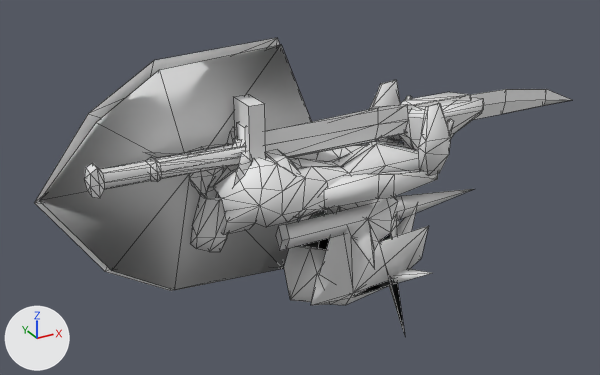
A saved change to the Blender file Aria_Example/Aria_Hiro_Child_MM.blend.
One viewpoint serves both versions: a 50 mm camera at (-2.37, -5.6, 2.7) aimed at (0.82, 0.2, -0.2). Every picture has the same lights, and +X, +Y and +Z are marked at lower left. Mesh edges are drawn as thin lines. Materials are left out; every surface is plain grey.

Objects in the first picture: 'Blade.3', 'FPS.Forearm.R', 'Hilt.3', 'Sheath.3', 'Shield.1', 'Sword.4', 'riggedmesh'.
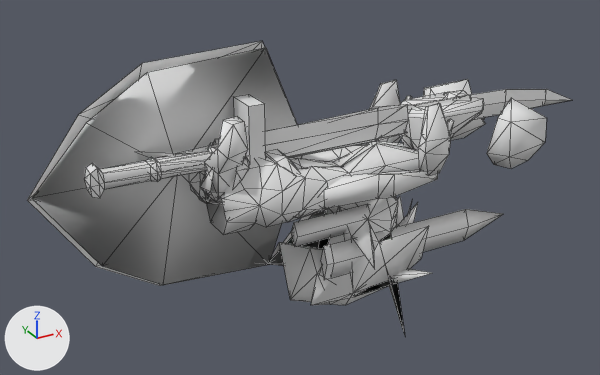
Changed parts and their boxes (x1, y1, x2, y2) in the pictures (600 x 375 px):
'Shield.1', mesh rescaled
    before: (34, 38, 319, 291)
    after: (27, 41, 303, 286)
'riggedmesh', reshaped
    before: (207, 80, 484, 335)
    after: (206, 80, 484, 335)
'Sheath.3', reshaped (8% narrower, 14% taller)
    before: (276, 189, 473, 251)
    after: (321, 209, 503, 280)
'Fist.L', shown
    after: (487, 98, 546, 168)
'FPS.Forearm.R', reshaped
    before: (189, 127, 252, 252)
    after: (189, 157, 249, 205)
'Bottle.Hand.L', added
    after: (204, 117, 248, 192)
'Fist.R', shown
    after: (423, 79, 486, 140)
'FPS.Hand.L', added
    after: (200, 139, 225, 202)
'Ocarina.2', reshaped
    before: (387, 135, 402, 141)
    after: (445, 90, 497, 119)
part 7 of me_me_06002748, added
    after: (291, 204, 370, 247)
part 8 of me_me_06002748, built on
    before: (397, 220, 400, 226)
    after: (397, 196, 404, 226)

The change, as a list of edits to the scene's bpy script:
```text
Change me_out:
    remove me_out.from_pydata(...)  # 85 vertices, 144 faces; spans x -0.245..0.255, y -0.16..0.223, z -0.515..0.486
    add me_out.from_pydata(...)  # 69 vertices, 106 faces; spans x -0.253..0.223, y -0.163..0.202, z -0.075..0.433
    me_out part 1: the whole mesh is rebuilt
Change me_me_06002748:
    remove me_me_06002748.from_pydata(...)  # 372 vertices, 636 faces, 2 loose edges; spans x -0.08..2.55, y -0.72..0.7, z -1.65..0.58
    add me_me_06002748.from_pydata(...)  # 383 vertices, 649 faces, 2 loose edges; spans x -0.08..2.55, y -0.72..0.7, z -1.65..0.58
    me_me_06002748 part 7: 9 vertices added at x 0.53..1.49, y -0.28..-0.15, z -0.52..-0.29
    me_me_06002748 part 8: 1 vertex moved from x 1.85, y 0.25, z -0.67 to x 1.76, y 0.25, z -0.67; 2 vertices added at x 1.69..1.92, y 0.23..0.47, z -0.53..-0.51
Change me_fist_l_me_06013ce0:
    remove me_fist_l_me_06013ce0.from_pydata(...)  # 14 vertices, 24 faces; spans x 1.603..2.026, y -0.087..0.387, z 0.133..0.471
    add me_fist_l_me_06013ce0.from_pydata(...)  # 14 vertices, 24 faces; spans x 2.404..2.933, y -0.141..0.451, z 0.146..0.574
    me_fist_l_me_06013ce0 part 5: 14 of 14 vertices moved; they spanned x 1.603..2.026, y -0.087..0.387, z 0.133..0.471 and now span x 2.404..2.933, y -0.141..0.451, z 0.146..0.574; mean shift (0.851, -0.003, 0.049); largest move (2.026, 0.084, 0.439) -> (2.933, 0.073, 0.521)
Change me_fist_l_me_06013ce0_001:
    remove me_fist_l_me_06013ce0_001.from_pydata(...)  # 14 vertices, 24 faces; spans x 1.588..2.023, y -0.041..0.446, z -0.461..-0.133
    add me_fist_l_me_06013ce0_001.from_pydata(...)  # 14 vertices, 24 faces; spans x 2.351..2.894, y -0.146..0.483, z -0.656..-0.226
    me_fist_l_me_06013ce0_001 part 4: 14 of 14 vertices moved; they spanned x 1.588..2.023, y -0.041..0.446, z -0.461..-0.133 and now span x 2.351..2.894, y -0.146..0.483, z -0.656..-0.226; mean shift (0.813, -0.05, -0.129); largest move (2.023, 0.134, -0.429) -> (2.894, 0.074, -0.611)
Change me_me_06002748_003:
    remove me_me_06002748_003.from_pydata(...)  # 21 vertices, 18 faces; spans x 0.39..2.47, y -0.28..-0.15, z -0.52..-0.29
    add me_me_06002748_003.from_pydata(...)  # 13 vertices, 13 faces; spans x 0.76..2.75, y -0.39..-0.25, z -0.84..-0.52
    me_me_06002748_003 part 2: the whole mesh is rebuilt
Change me_me_06019970:
    where me_me_06019970.from_pydata(...)  # 21 vertices, 38 faces; spans x 1.456..2.25, y 0.008..0.542, z -0.105..0.378
    me_me_06019970 part 3: the whole mesh is multiplied about its middle by the matrix ((0.992, 0.103, 0.075), (-0.081, 0.965, -0.25), (-0.098, 0.242, 0.965)), then moved by (0.737, -0.018, 0.088)
Change me_polysurface9_000:
    where me_polysurface9_000.from_pydata(...)  # 45 vertices, 66 faces; spans x -1.38..1.1, y -0.9..1.15, z -0.62..0.02
    used by ob_shield_1; location = (0.0, 0.0, 0.0); rotation_euler = (1.571, 0.0, 0.0), in degrees (90, 0, 0)
    me_polysurface9_000 part 6: the whole mesh is scaled about its middle by 0.96, then moved by (-0.1, 0.03, 0.0)
Change ob_fist_l:
    remove ob_fist_l.hide_viewport = True
    ob_fist_l.rotation_euler: (0.0, 0.0, 0.0) -> (1.571, 0.0, 0.0)  # degrees (0, 0, 0) -> degrees (90, 0, 0)
Change ob_fist_r:
    remove ob_fist_r.hide_viewport = True
    ob_fist_r.rotation_euler: (0.0, 0.0, 0.0) -> (1.571, 0.0, 0.0)  # degrees (0, 0, 0) -> degrees (90, 0, 0)
Add ob_fps_hand_l:
    ob_fps_hand_l = bpy.data.objects.new('FPS.Hand.L', me_me_0601d2d8)  # 79 vertices, 128 faces; spans x -0.19..0.257, y -0.173..0.215, z -0.033..0.447
    ob_fps_hand_l.location = (0.0, 0.0, 0.0)
Add ob_bottle_hand_l:
    ob_bottle_hand_l = bpy.data.objects.new('Bottle.Hand.L', me_me_06007110)  # 33 vertices, 33 faces; spans x -5.1..4.3, y -9.0..7.8, z 0.0..19.2
    ob_bottle_hand_l.location = (0.0, 0.0, 0.0)
    ob_bottle_hand_l.scale = (0.0338, 0.0338, 0.0338)
```
